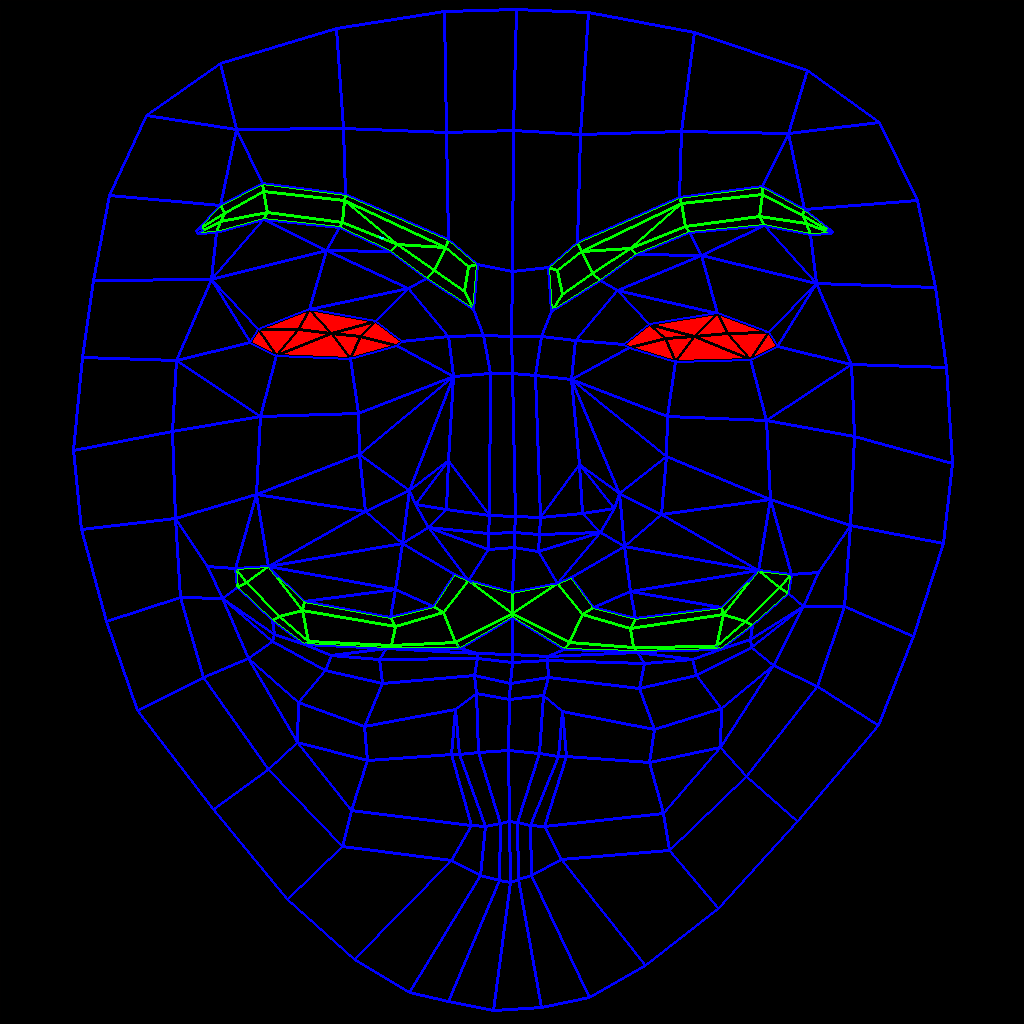
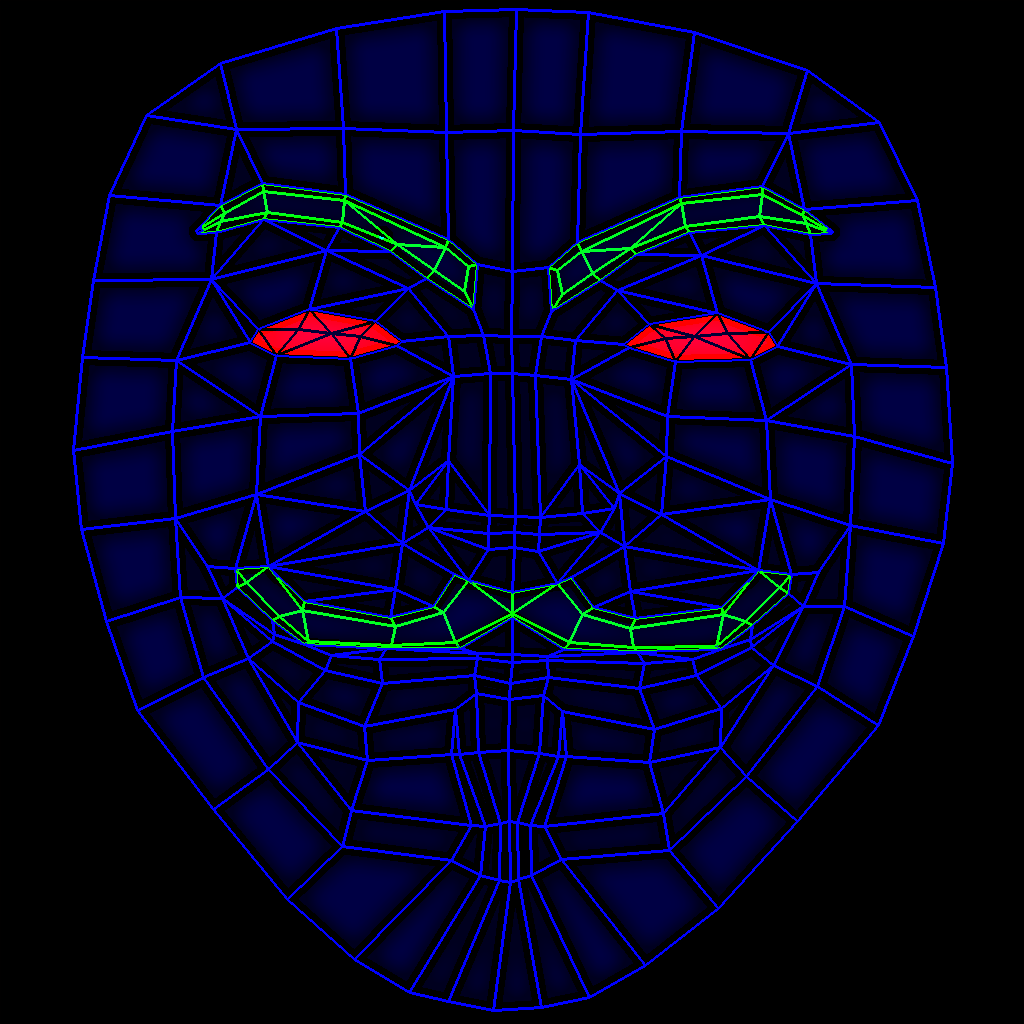
Revision of a layered (1024, 1024) image; what changed, layer by layer:
painted on "Layer 7" over [82, 17, 944, 1002]
removed layer "Layer 1" over [82, 17, 944, 1002]
